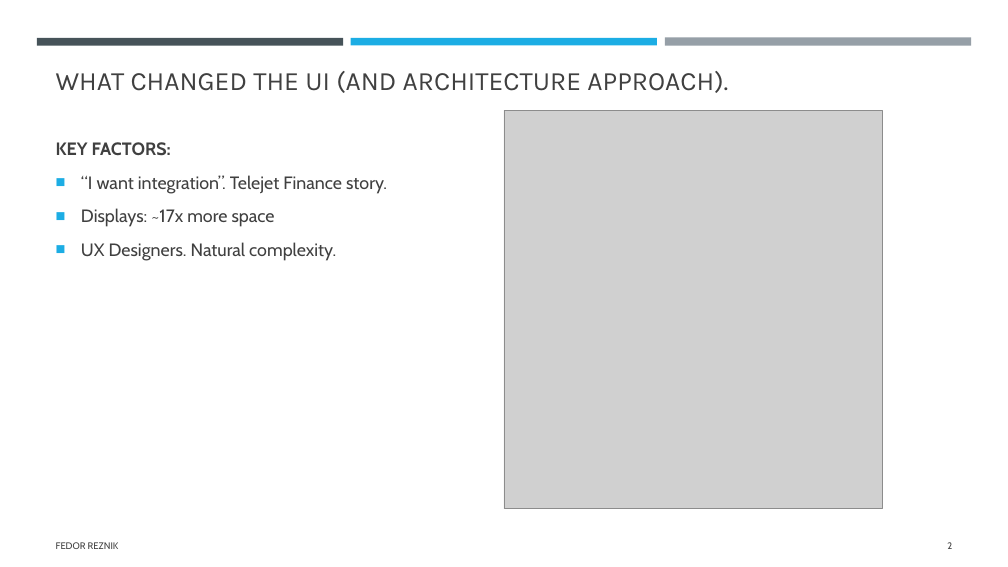
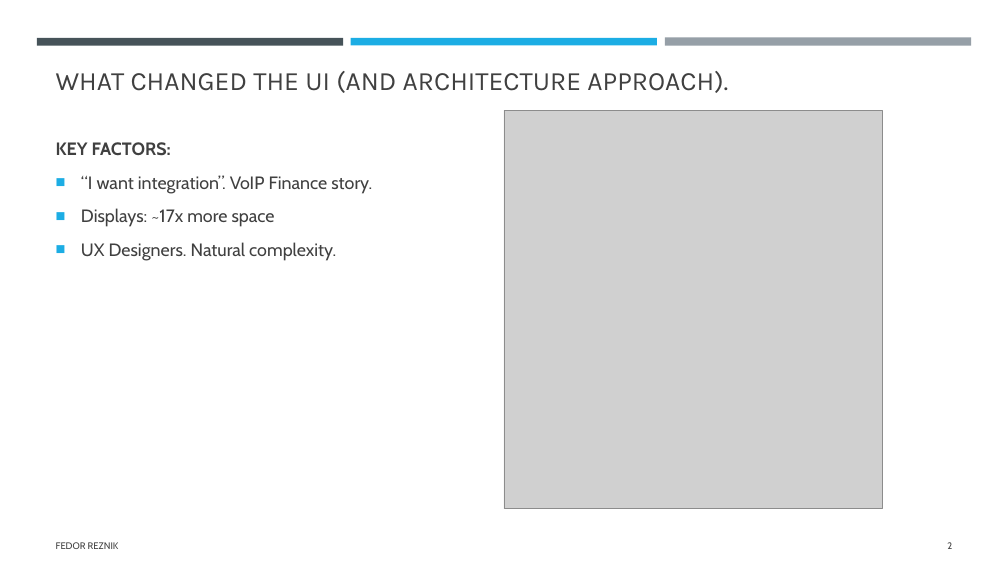
Before and after one commit to FedorReznik/ui-patterns-lecture, a slide deck: slide 2 of part2.pptx. Drawn at 1008x567 pixels with LibreOffice and Linux fonts; fonts in the diff are those of the drawing; grey boxes stand for pictures. Boxes give left, top, right and bottom in pixels: in the first picture for what was removed or moved away, otherwise in the second. Text is boxed around its words. In the diff, an @@ line names an element or a change of style, - is before the commit and + after.

```diff
--- a/part2.pptx
+++ b/part2.pptx
@@ text at <box>81,175,372,194</box>: text changed @@
-■ “I want integration”. Telejet Finance story.
+■ “I want integration”. VoIP Finance story.
```
